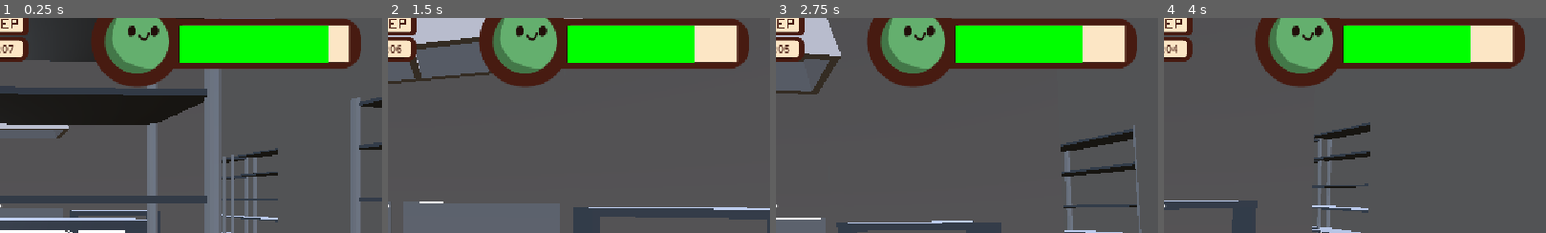
Above: before the commit, frames 1-4 (left to right).
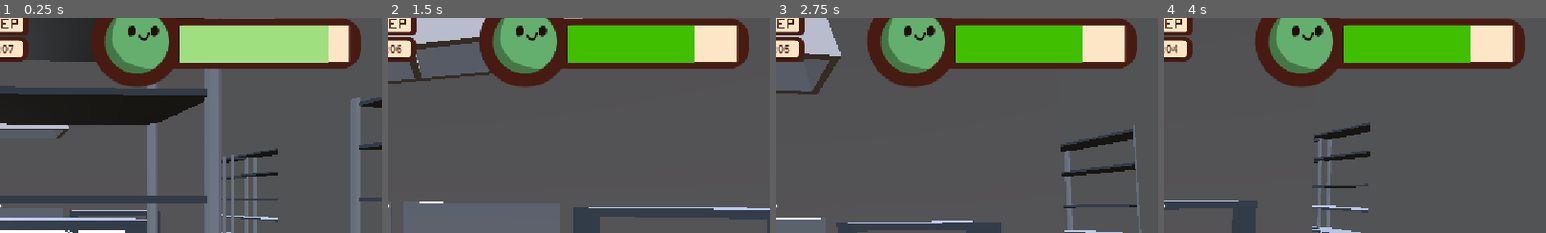
Above: after the commit, the same moments.

Repository: AlexLietha/Slacker
Game: Godot game, scene res://Scenes/FunctionalKitchen.tscn
The game is run twice, just before and just after one commit, with the same random seed, the same clock (stepped at 60 frames per second) and the same inputs.
Inputs (mouse positions are % of the whole screen's width and height, from its top left):
- Up to frame 1 (0.25 s): no input
- Up to frame 2 (1.5 s): tap Enter (ui_accept) at 0.5, 0.77 s; move the mouse to (55, 50) at 0.52 s; hold W (moveForward) from 0.53 s (still down); right-click (55, 50) at 0.6 s; move the mouse to (45, 50) at 1.27 s; tap E (interact) at 1.35 s
- Up to frame 3 (2.75 s): keep holding W (moveForward); tap Enter (ui_accept) at 1.52, 2 s; move the mouse to (52, 48) at 2.02 s; tap ` (reassignRoles) at 2.1 s
- Up to frame 4 (4 s): keep holding W (moveForward); tap Enter (ui_accept) at 2.75, 3.02, 3.5, 3.77 s; move the mouse to (49, 52) at 2.77 s; right-click (49, 52) at 2.85 s; move the mouse to (57, 51) at 3.52 s; tap E (interact) at 3.6 s
The pictures show only the part of the screen within x 50-100%, y 8-58%; the shares and areas given below are measured in that part.

The runs differ from the first frame. In frame 1, 6.8% of the frame differs, in the area x 47-86%, y 3-21%; in frame 2, 5.8%; in frame 3, 5.8%; in frame 4, 5.8%.

Commit message:
fixed ui gradient

Diff:
--- a/slacker/Scenes/player.tscn
+++ b/slacker/Scenes/player.tscn
@@ -84,7 +84,6 @@
 offset_right = -49.0
 offset_bottom = 117.0
 grow_horizontal = 0
-color = Color(0, 1, 0, 1)
 script = ExtResource("4_vgqql")
 gradient = SubResource("Gradient_fkybt")
 barSprite = NodePath("../EmptyBarV1")
--- a/slacker/Scripts/Orders/UI/CustomerSatisfactionUI.gd
+++ b/slacker/Scripts/Orders/UI/CustomerSatisfactionUI.gd
@@ -17,20 +17,23 @@
 	Update(null)
 
 func Update(_order : Order) -> void:
-	var score = int(CustomerSatisfactionManager.GetScore())
-	var currentSize = int(CustomerSatisfactionManager.GetScore() * sizeScale)
+	var score = CustomerSatisfactionManager.GetScore()
+	var barSize = score * sizeScale
 
 	create_tween().tween_property(
 		self,
 		"size",
-		Vector2(currentSize, size.y),
+		Vector2(barSize, size.y),
 		0.5
 	)
+
+	print(score)
+	print(gradient.sample(score/100))
 
 	create_tween().tween_property(
 		self,
 		"color",
-		gradient.sample(score),
+		gradient.sample(score/100),
 		0.5
 	)
 
